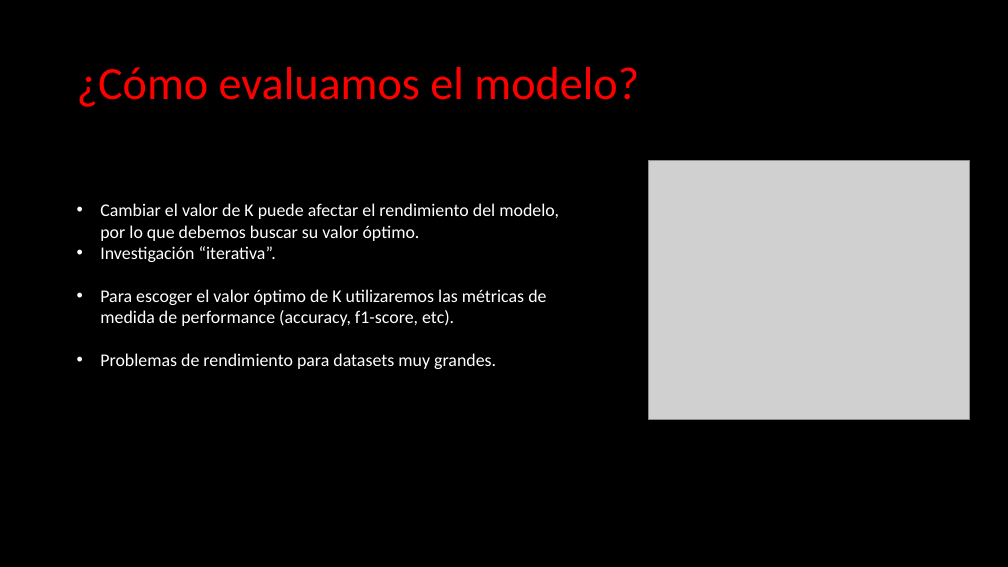
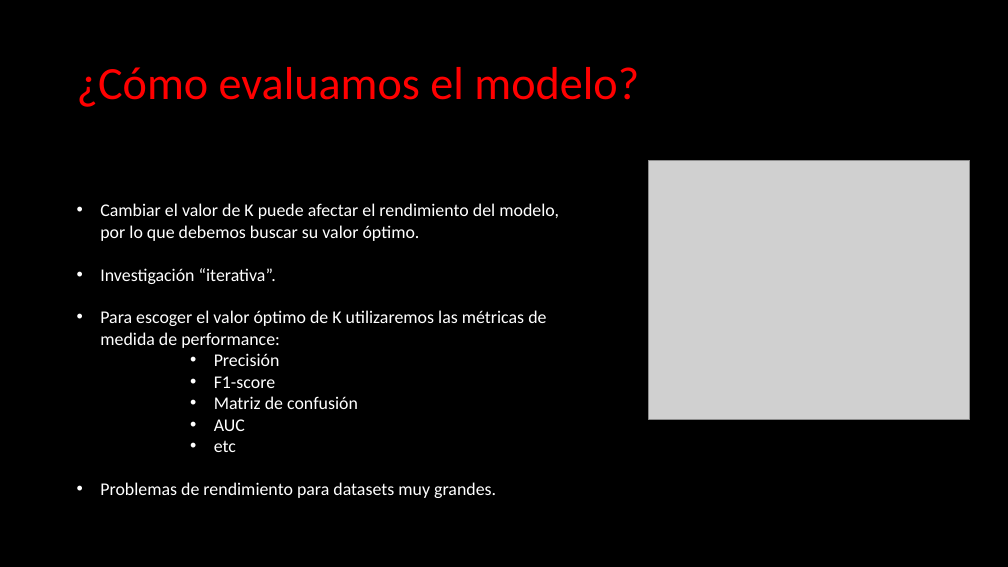
Before and after one commit to CarlosDiazGirol/thebridgedsftsep20, a slide deck: slide 7 of 3-Machine Learning/1-Supervisado/KNN/Machine Learning - KNN.pptx. Drawn at 1008x567 pixels with LibreOffice and Linux fonts; fonts in the diff are those of the drawing; grey boxes stand for pictures. Boxes give left, top, right and bottom in pixels: in the first picture for what was removed or moved away, otherwise in the second. Text is boxed around its words. In the diff, an @@ line names an element or a change of style, - is before the commit and + after.

Commit message:
cambios presentacion teoria

```diff
--- a/3-Machine Learning/1-Supervisado/KNN/Machine Learning - KNN.pptx
+++ b/3-Machine Learning/1-Supervisado/KNN/Machine Learning - KNN.pptx
@@ text at [100, 310, 546, 452]: text changed @@
-• Para escoger el valor óptimo de K utilizaremos las métricas de medida de performance (accuracy, f1-score, etc).
+• Para escoger el valor óptimo de K utilizaremos las métricas de medida de performance:
+      • Precisión
+      • F1-score
+      • Matriz de confusión
+      • AUC
+      • etc
```
